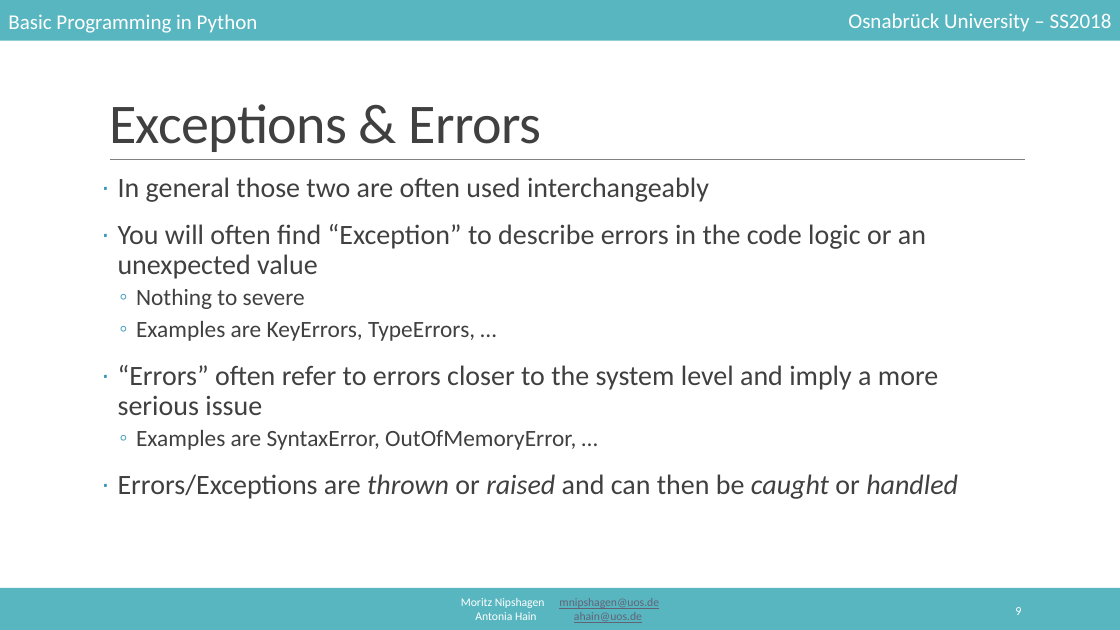
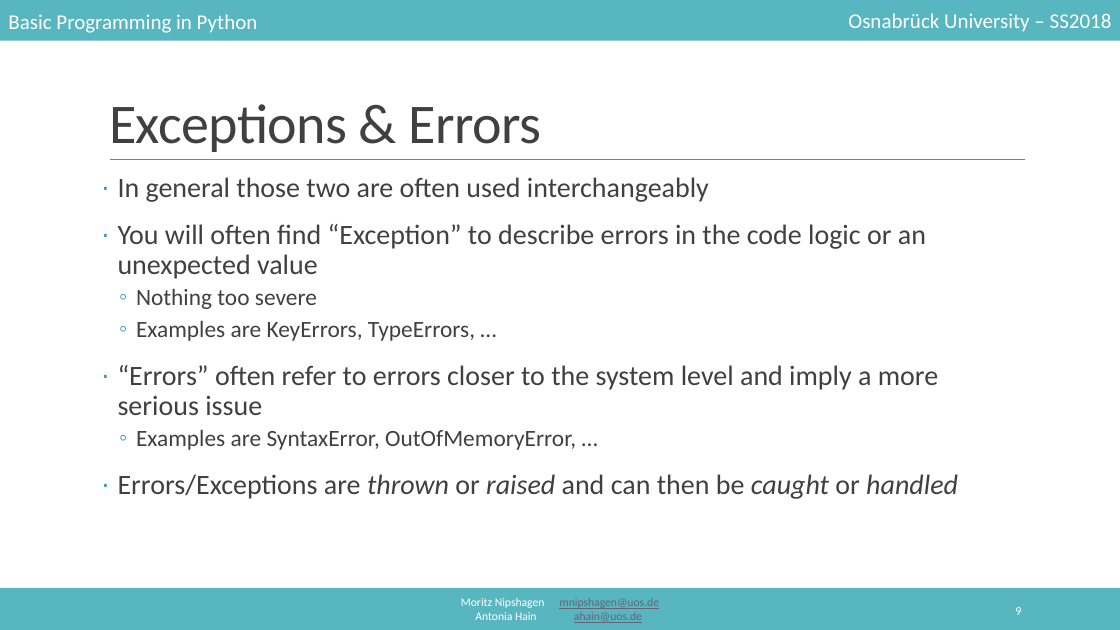
Before and after one commit to mnipshagen/monty, a slide deck: slide 9 of 2018/07/07_Debugging_errors_and_strategies.pptx. Drawn at 1120x630 pixels with LibreOffice and Linux fonts; fonts in the diff are those of the drawing. Boxes give left, top, right and bottom in pixels: in the first picture for what was removed or moved away, otherwise in the second. Text is boxed around its words. In the diff, an @@ line names an element or a change of style, - is before the commit and + after.

```diff
--- a/2018/07/07_Debugging_errors_and_strategies.pptx
+++ b/2018/07/07_Debugging_errors_and_strategies.pptx
@@ text at (136,289,317,309): text changed @@
-  ◦ Nothing to severe
+  ◦ Nothing too severe
```
Also in this commit, not shown: 10 other slides changed, 6 slides added, 1 slide removed, 5 other files.
